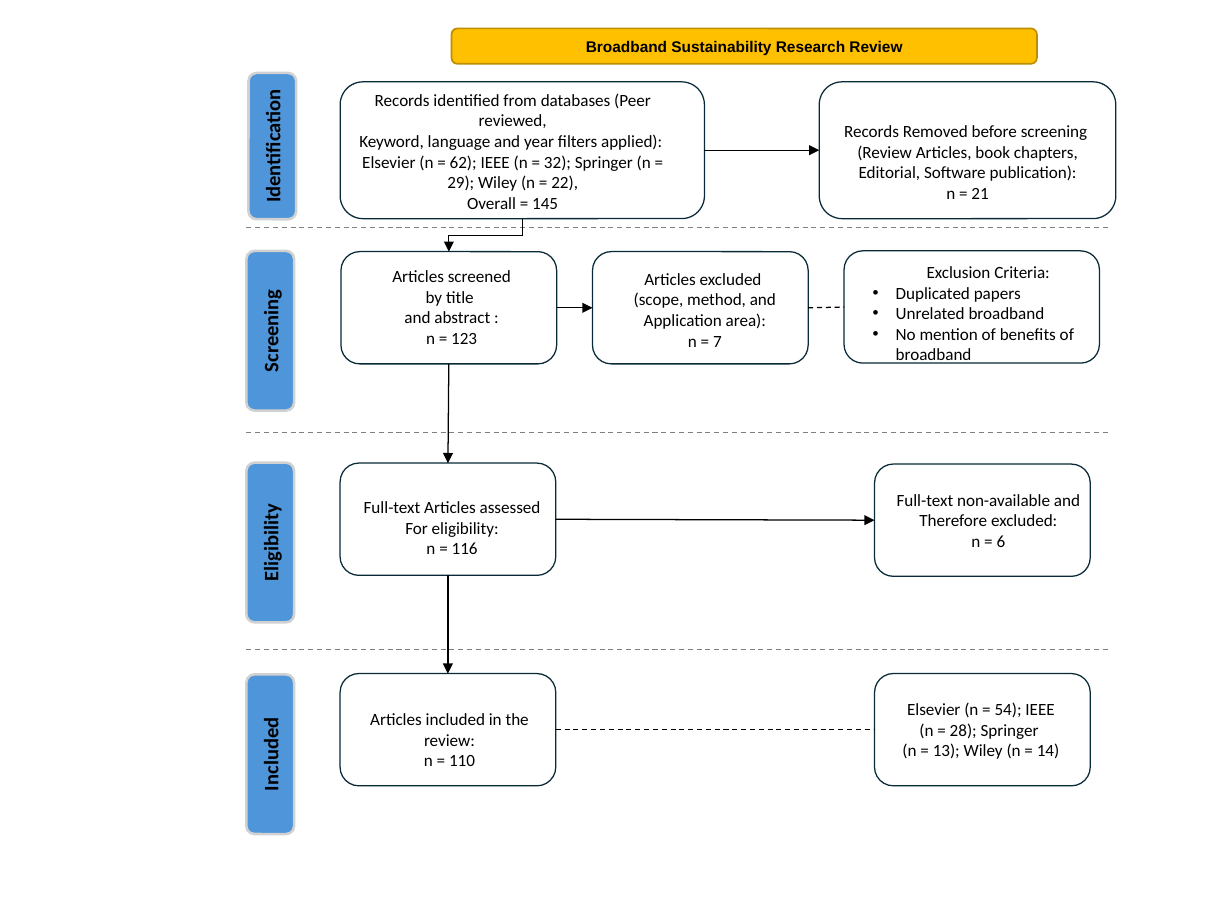
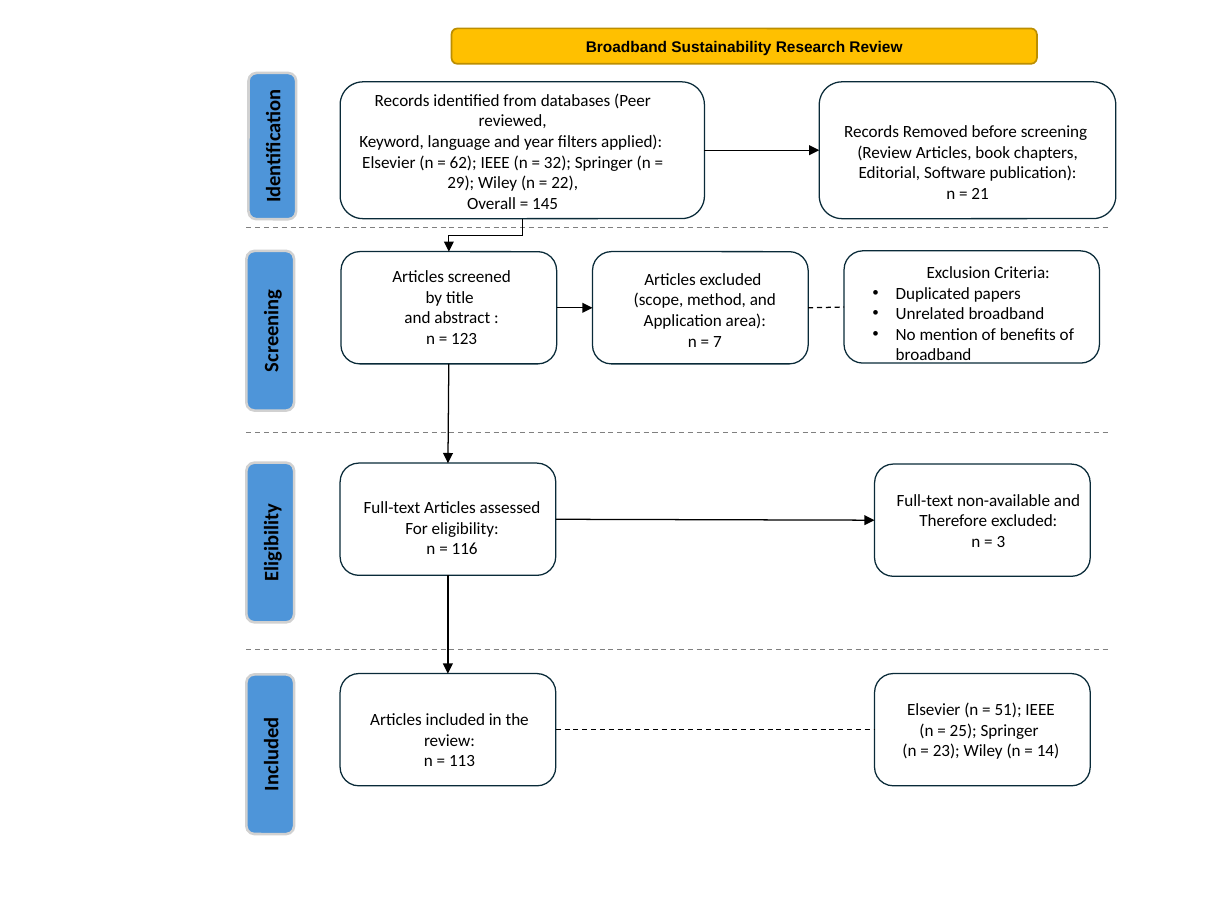
Before and after one commit to Bonface-Osoro/slerbs, a slide deck: slide 1 of docs/broslire.pptx. Drawn at 1232x924 pixels with LibreOffice and Linux fonts; fonts in the diff are those of the drawing. Boxes give left, top, right and bottom in pixels: in the first picture for what was removed or moved away, otherwise in the second. Text is boxed around its words. In the diff, an @@ line names an element or a change of style, - is before the commit and + after.

```diff
--- a/docs/broslire.pptx
+++ b/docs/broslire.pptx
@@ text at bbox=[971, 536, 1006, 547]: text changed @@
-n = 6
+n = 3
@@ text at bbox=[902, 702, 1059, 759]: text changed @@
-Elsevier (n = 54); IEEE
-(n = 28); Springer
-(n = 13); Wiley (n = 14)
+Elsevier (n = 51); IEEE
+(n = 25); Springer
+(n = 23); Wiley (n = 14)
@@ text at bbox=[424, 755, 475, 766]: text changed @@
-n = 110
+n = 113
```
Also in this commit, not shown: 18 other files.
